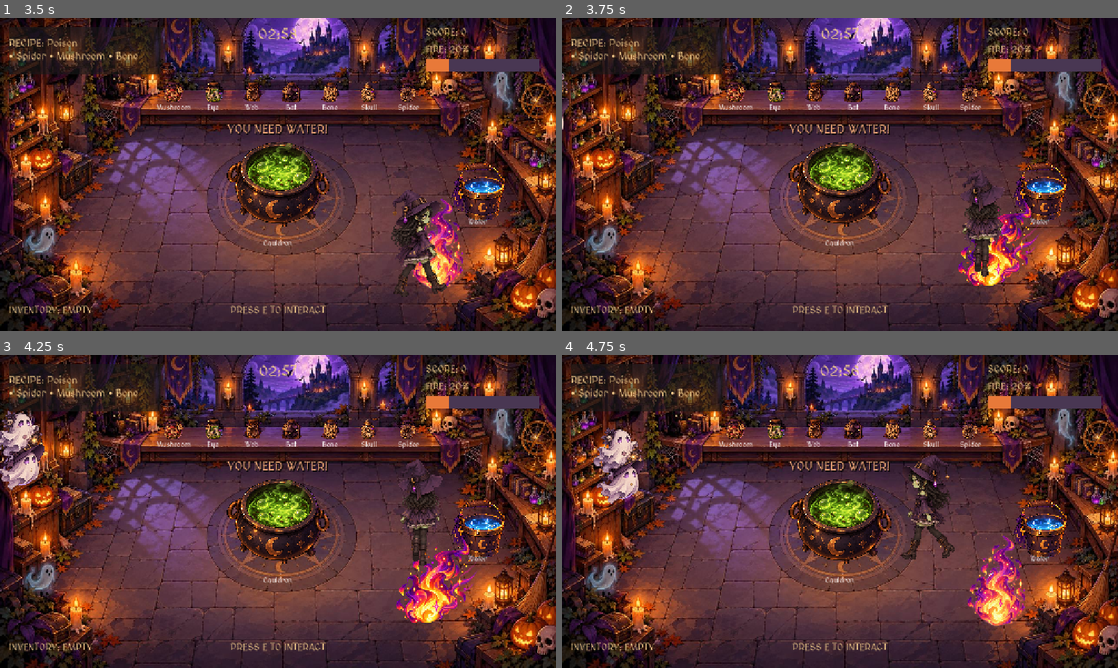
Above: before the commit, frames 1-4 (two rows, left to right).
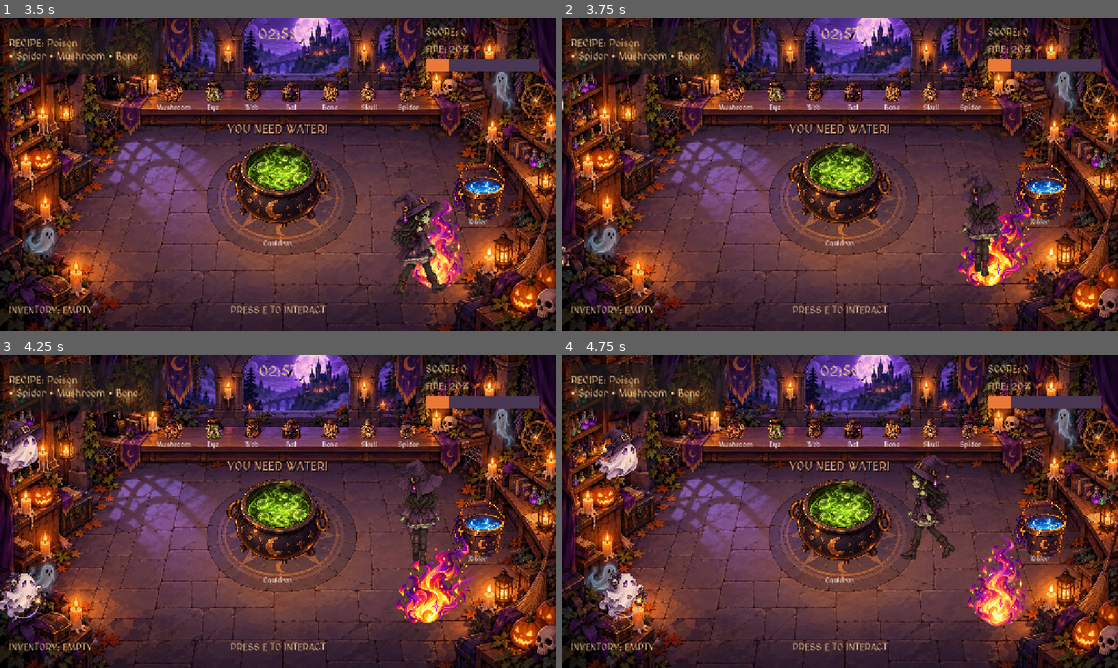
Above: after the commit, the same moments.

Repository: ryadoviy/HellsShift
Game: Godot game, scene res://main.tscn
Two runs of this game, one before a commit and one after it. Both use one fixed random seed, a clock stepped at 60 frames per second and the inputs below.
Inputs (mouse positions are in pixels of both pictures, inside the frame that each line leads up to):
- Up to frame 1 (3.5 s): click "PLAY" at 0.5 s; tap E (interact) at 1.25, 2, 2.1, 2.75 s; move the mouse to (400, 158) at 1.27 s; hold D (move_right) 1.28-2.03 s; hold Q (drop_item) 1.28-2.03 s; click (400, 158) at 1.42 s; move the mouse to (166, 190) at 2.02 s; hold S (move_down) 2.03-2.78 s; move the mouse to (333, 105) at 2.77 s; hold D (move_right) from 2.78 s (still down); tap H at 2.85 s
- Up to frame 2 (3.75 s): tap E (interact) at 3.5 s; move the mouse to (812, 237) at 3.52 s; release D (move_right) at 3.53 s; hold W (move_up) from 3.53 s (still down); tap Q (drop_item) at 3.6 s; click (812, 237) at 3.67 s
- Up to frame 3 (4.25 s): keep holding W (move_up)
- Up to frame 4 (4.75 s): tap E (interact) at 4.25 s; move the mouse to (1006, 558) at 4.27 s; release W (move_up) at 4.28 s; hold A (move_left) from 4.28 s (still down); hold E (interact) from 4.28 s (still down)

Frame 1 is identical in both runs. In frame 2, 0.2% of the frame differs, in the area x 0-2%, y 17-80%; in frame 3, 2.1%; in frame 4, 2.2%, in the area x 5-16%, y 23-86%.

Commit message:
Separate ghost flight paths and hit pauses
Co-authored-by: Copilot <223556219+Copilot@users.noreply.github.com>

Diff:
--- a/ghost_system.gd
+++ b/ghost_system.gd
@@ -18,6 +18,7 @@
 var ghosts: Array[Dictionary] = []
 var spawn_time_left: float = 8.0
 var animation_time: float = 0.0
+var wave_spawn_index: int = 0
 
 var ghost_animations: Array[SpriteFrames] = []
 
@@ -92,6 +93,7 @@
 	ghosts.clear()
 	spawn_time_left = minf(3.0, spawn_interval)
 	animation_time = 0.0
+	wave_spawn_index = 0
 	queue_redraw()
 
 
@@ -104,6 +106,8 @@
 
 	if spawn_time_left <= 0.0:
 		spawn_time_left = spawn_interval
+		if ghosts.is_empty():
+			wave_spawn_index = 0
 		while ghosts.size() < max_ghosts and spawn_ghost():
 			pass
 
@@ -117,13 +121,23 @@
 				if player == null:
 					continue
 
-				var destination := to_local(player.global_position)
-
-				position = position.move_toward(
-					destination,
-					flight_speed * delta
+				var hit_pause: float = float(
+					ghost.get("hit_pause_left", 0.0)
 				)
-				ghost["position"] = position
+
+				if hit_pause > 0.0:
+					ghost["hit_pause_left"] = maxf(
+						0.0,
+						hit_pause - delta
+					)
+				else:
+					var destination := to_local(player.global_position)
+					position = position.move_toward(
+						destination,
+						flight_speed * delta
+					)
+					ghost["position"] = position
+
 				ghost["hunt_time_left"] = maxf(
 					0.0,
 					float(ghost["hunt_time_left"]) - delta
@@ -164,21 +178,31 @@
 		to_global(ghost["position"])
 	)
 
-	if distance <= 34.0:
+	if (
+		distance <= 34.0
+		and not bool(ghost.get("player_hit", false))
+	):
 		ghost["player_hit"] = true
 		player.freeze_for(block_duration)
+		ghost["hit_pause_left"] = 1.0
 
 
 func spawn_ghost() -> bool:
 	if objects == null or ghosts.size() >= max_ghosts:
 		return false
 
-	var from_left: bool = randf() < 0.5
-	var edge_x: float = -70.0 if from_left else 1350.0
-	var entry_position := Vector2(
-		edge_x,
-		randf_range(100.0, 230.0)
+	var spawn_index := wave_spawn_index
+	wave_spawn_index += 1
+	var spawn_layout := [
+		Vector2(-70.0, 170.0),
+		Vector2(-70.0, 560.0),
+		Vector2(1350.0, 360.0)
+	]
+	var layout_index: int = mini(
+		spawn_index,
+		spawn_layout.size() - 1
 	)
+	var entry_position: Vector2 = spawn_layout[layout_index]
 	var ghost_type: int = ghosts.size() % 2
 
 	# Створюємо графічного привида
@@ -187,11 +211,12 @@
 
 	ghosts.append({
 		"position": entry_position,
-		"exit": Vector2(edge_x, 90.0),
+		"exit": Vector2(entry_position.x, 90.0),
 		"phase": Phase.FLYING,
 		"hunt_time_left": hunt_duration,
 		"seed": randf_range(0.0, TAU),
 		"player_hit": false,
+		"hit_pause_left": 0.0,
 		"ghost_type": ghost_type,
 		"sprite": sprite
 	})
